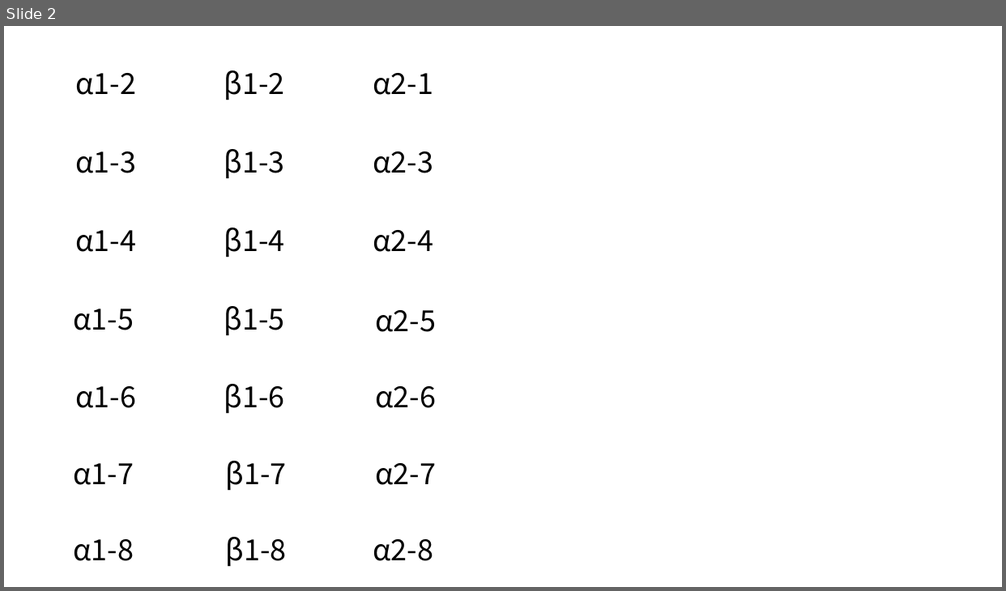
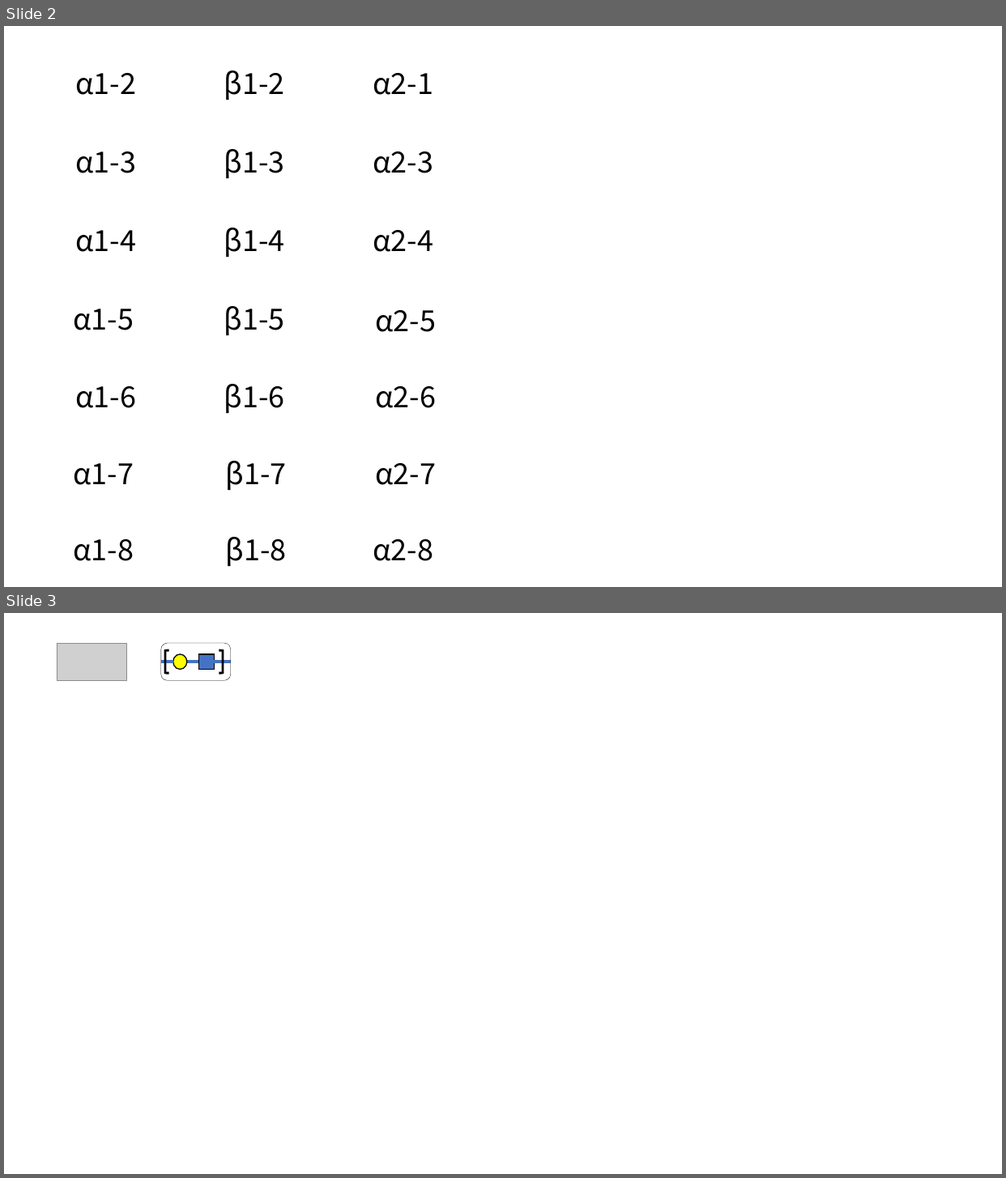
Before and after one commit to tyokorenji/new_DrawRINGs, a slide deck: DrawrINGS画像.pptx. Shown one above the other, each under a label of ours: slide 2 before the commit, slides 2 and 3 after it. The pictures are 1006x591 and 1006x1178 pixels, drawn with LibreOffice and Linux fonts; fonts in the diff are those of the drawing; grey boxes stand for pictures. Boxes give left, top, right and bottom in pixels: in the first picture for what was removed or moved away, otherwise in the second. Text is boxed around its words. In the diff, an @@ line names an element or a change of style, - is before the commit and + after.

```diff
--- a/DrawrINGS画像.pptx
+++ b/DrawrINGS画像.pptx
@@ slide 3 added at [4,613,1002,1174], background #FFFFFF @@
@@ picture added at [57,643,127,680] @@
@@ rounded rectangle added at [161,643,231,680], outline #000000 0.25 pt @@
@@ left bracket added at [165,650,168,673], outline #000000 2.25 pt @@
@@ ellipse added at [173,654,187,669], fill #FFFF00, outline #000000 1 pt @@
@@ rectangle added at [199,654,215,669], fill #4472C4, outline #000000 1 pt @@
@@ right bracket added at [219,650,223,673], outline #000000 2.25 pt @@
@@ line added from (161, 662) to (173, 662), #4472C4 3 pt @@
@@ line added from (187, 662) to (199, 662), #4472C4 3 pt @@
@@ line added from (215, 662) to (231, 662), #4472C4 3 pt @@
```
Also in this commit, not shown: 8 other files.
